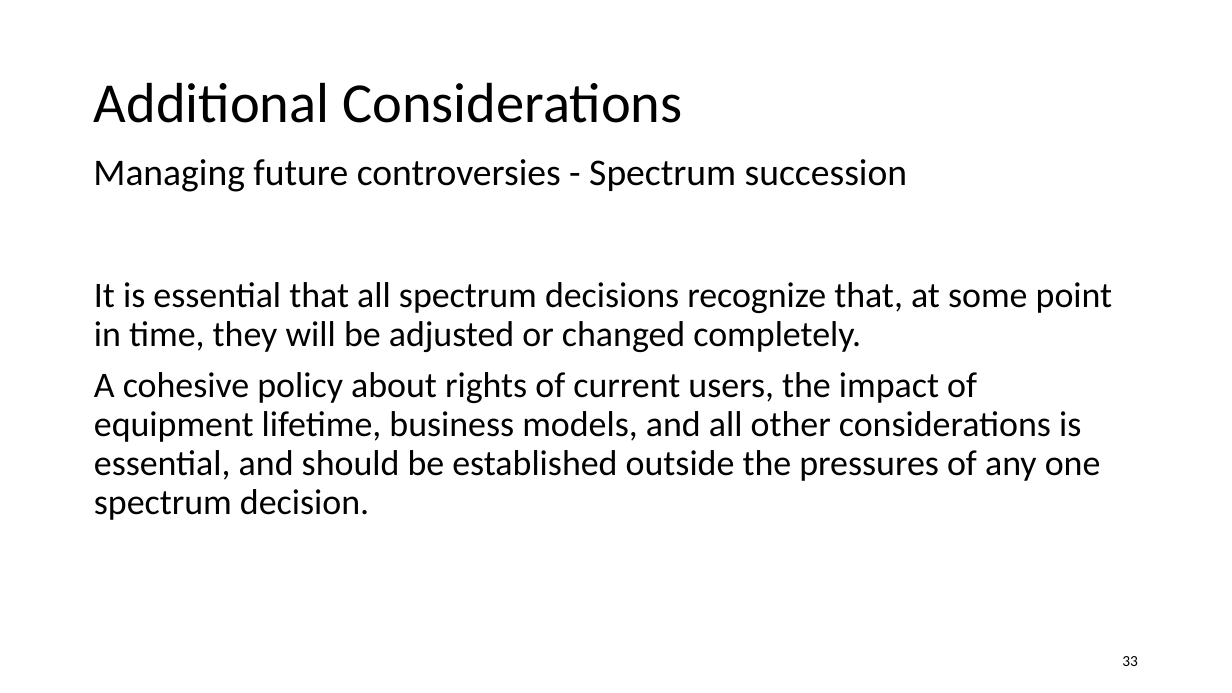
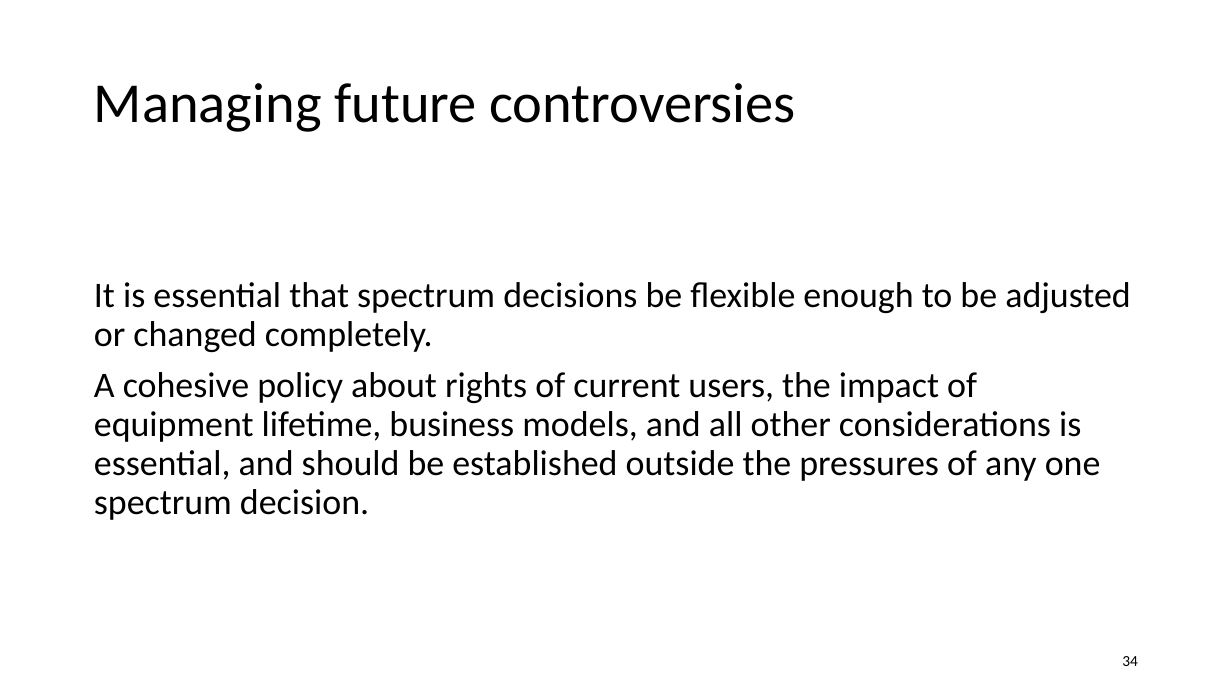
Before and after one commit to jlmucb/class_notes, a slide deck: slide 34 of science/GPSslides.pptx (slide 33 before the commit). Drawn at 1232x693 pixels with LibreOffice and Linux fonts; fonts in the diff are those of the drawing. Boxes give left, top, right and bottom in pixels: in the first picture for what was removed or moved away, otherwise in the second. Text is boxed around its words. In the diff, an @@ line names an element or a change of style, - is before the commit and + after.

```diff
--- a/science/GPSslides.pptx
+++ b/science/GPSslides.pptx
@@ title at bbox=[94, 83, 797, 132]: text changed @@
-Additional Considerations
+Managing future controversies
@@ text removed at bbox=[93, 159, 907, 192] @@
-  Managing future controversies - Spectrum succession
@@ text at bbox=[94, 282, 1130, 352]: text changed @@
-It is essential that all spectrum decisions recognize that, at some point in time, they will be adjusted or changed completely.
+It is essential that spectrum decisions be flexible enough to be adjusted or changed completely.
@@ page number at bbox=[1122, 656, 1138, 666]: text changed @@
-33
+34
```
Also in this commit, not shown: 13 other slides changed, 2 slides added, 2 slides removed, 1 other file.
